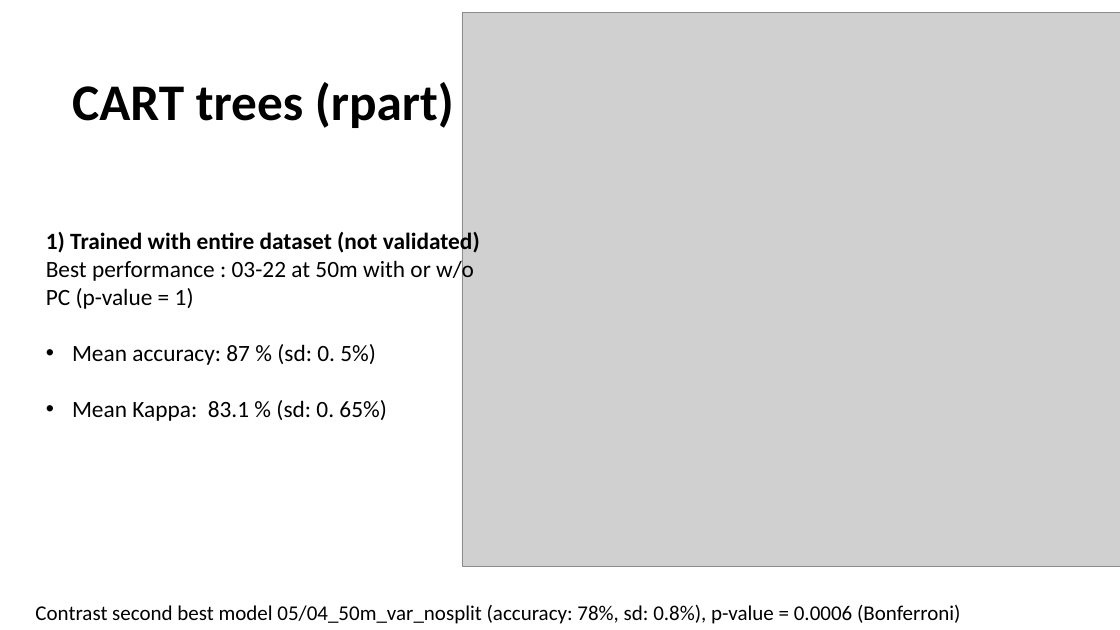
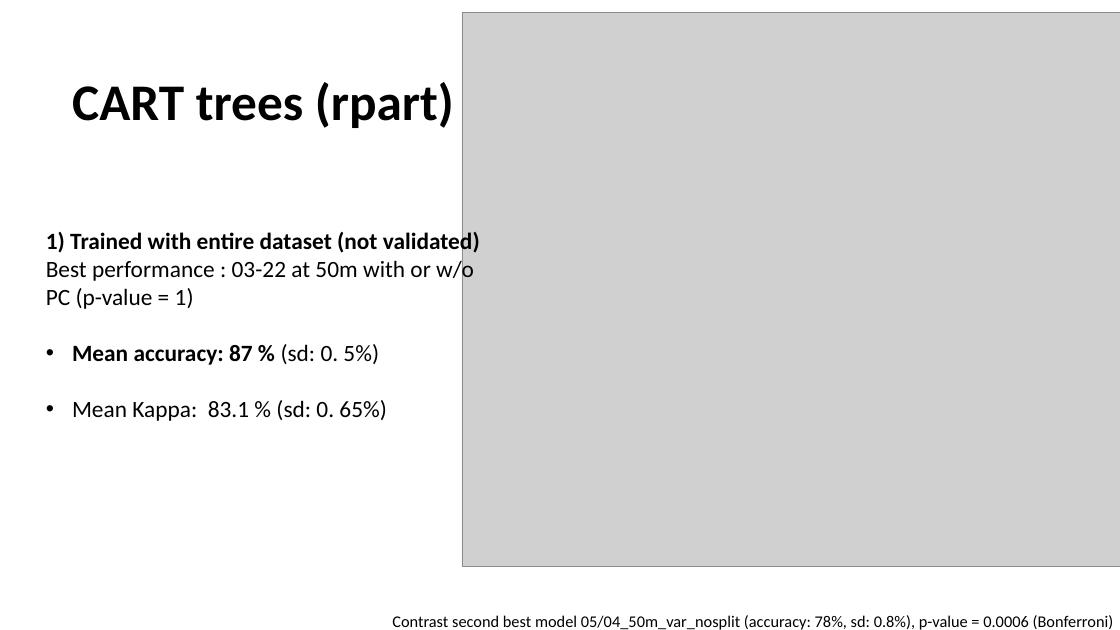
Before and after one commit to jaureguijara/DENSIPLANT_analysis, a slide deck: slide 12 of outputs/summary.pptx (slide 11 before the commit). Drawn at 1120x630 pixels with LibreOffice and Linux fonts; fonts in the diff are those of the drawing; grey boxes stand for pictures. Boxes give left, top, right and bottom in pixels: in the first picture for what was removed or moved away, otherwise in the second. Text is boxed around its words. In the diff, an @@ line names an element or a change of style, - is before the commit and + after.

```diff
--- a/outputs/summary.pptx
+++ b/outputs/summary.pptx
@@ text at [72, 344, 379, 365]: bold on in "Mean accuracy: 87 %" @@
@@ text "Contrast second best model 05/04_50m_var_nosplit ...": place and size @@
-text "Contrast second best model 05/04_50m_var_nosplit ..." at [35, 605, 961, 624]
+text "Contrast second best model 05/04_50m_var_nosplit ..." at [392, 615, 1114, 630]
@@ text "Contrast second best model 05/04_50m_var_nosplit ..." at [392, 615, 1114, 630]: size 18 to 14 pt @@
```
Also in this commit, not shown: 6 other slides changed, 2 slides added, 47 other files.
